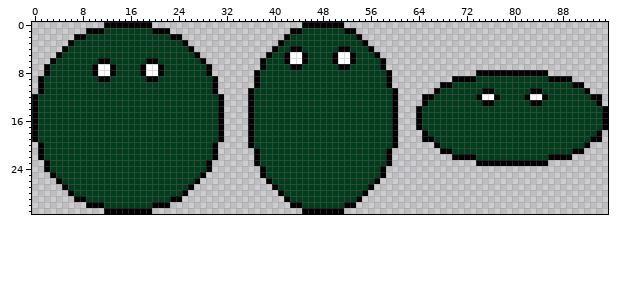
Sprite sheet: Dungeon Crawler/Content/enemy/EnemyWalkingRight.png. The picture above is the old version.
The file is 96x32 pixels.
Now the later version:
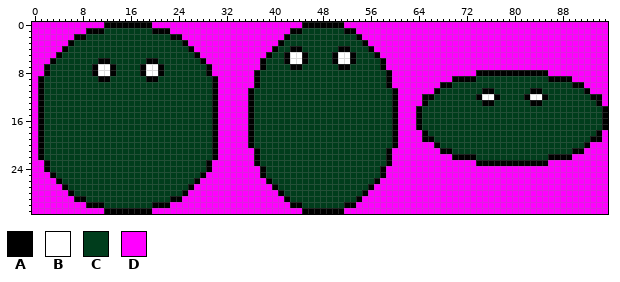
Palette (. is transparent): A #000000  B #ffffff  C #003d1c  D #ff00ff
The commit says: impoved enemy sprite, trying to fix collisions
From old to new:
Colour A replaces colour C in rows 12 to 19 at x 1 and 30.
Colour D is added in row 0 at x 0 to 11, 20 to 44 and 52 to 95; in row 1 at x 0 to 8, 23 to 42 and 54 to 95; in row 2 at x 0 to 6, 25 to 41 and 55 to 95; in row 3 at x 0 to 5, 26 to 40 and 56 to 95; in row 4 at x 0 to 4, 27 to 39 and 57 to 95; in row 5 at x 0 to 3, 28 to 38 and 58 to 95.
Colour D is added in row 6 at x 0 to 2, 29 to 37 and 59 to 95; in row 7 at x 0 to 1, 30 to 37 and 59 to 95; in row 8 at x 0 to 1, 30 to 36, 60 to 73 and 86 to 95; in row 9 at x 0, 31 to 36, 60 to 69 and 90 to 95; in row 10 at x 0, 31 to 36, 60 to 67 and 92 to 95; in row 11 at x 0, 31 to 35, 61 to 66 and 93 to 95.
Colour D is added in rows 12 to 13 at x 32 to 35, 61 to 64 and 95; in rows 14 to 17 at x 32 to 35 and 61 to 63; in rows 18 to 19 at x 32 to 35, 61 to 64 and 95; in row 20 at x 0, 31 to 35, 61 to 66 and 93 to 95; in row 21 at x 0, 31 to 36, 60 to 67 and 92 to 95; in row 22 at x 0, 31 to 36, 60 to 69 and 90 to 95.
Colour D is added in row 23 at x 0 to 1, 30 to 36, 60 to 73 and 86 to 95; in row 24 at x 0 to 1, 30 to 37 and 59 to 95; in row 25 at x 0 to 2, 29 to 37 and 59 to 95; in row 26 at x 0 to 3, 28 to 38 and 58 to 95; in row 27 at x 0 to 4, 27 to 39 and 57 to 95; in row 28 at x 0 to 5, 26 to 40 and 56 to 95.
Colour D is added in row 29 at x 0 to 6, 25 to 41 and 55 to 95; in row 30 at x 0 to 8, 23 to 42 and 54 to 95; in row 31 at x 0 to 11, 20 to 44 and 52 to 95.
Colour D replaces colour A in rows 12 to 19 at x 0 and 31.
